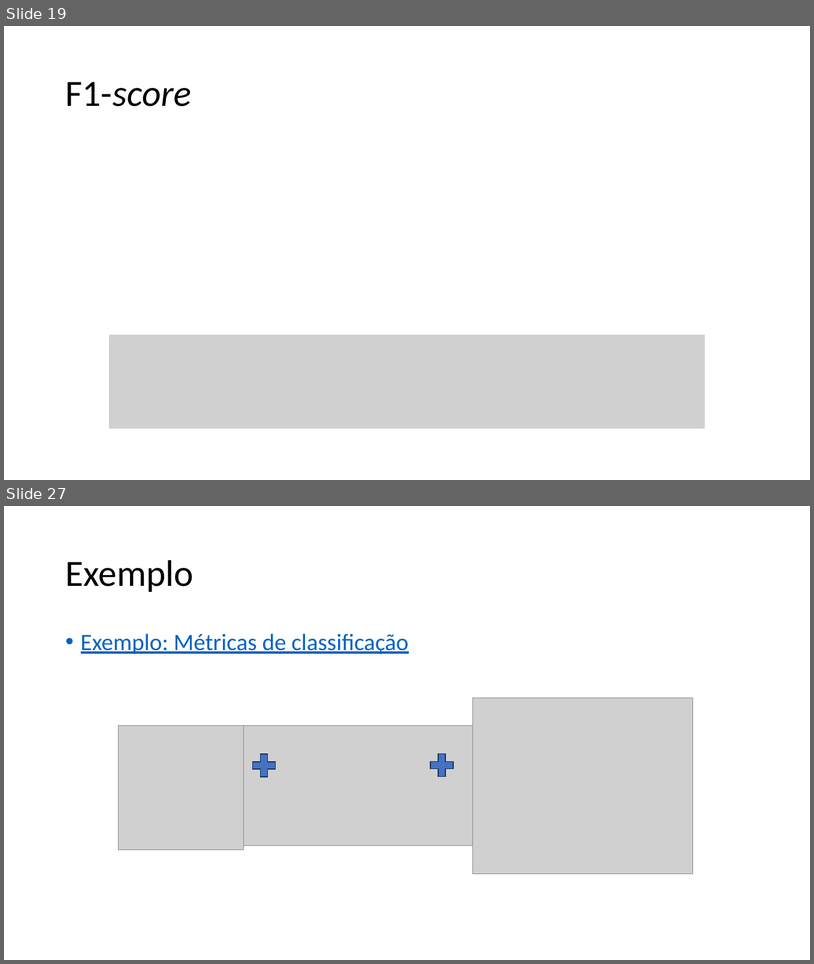
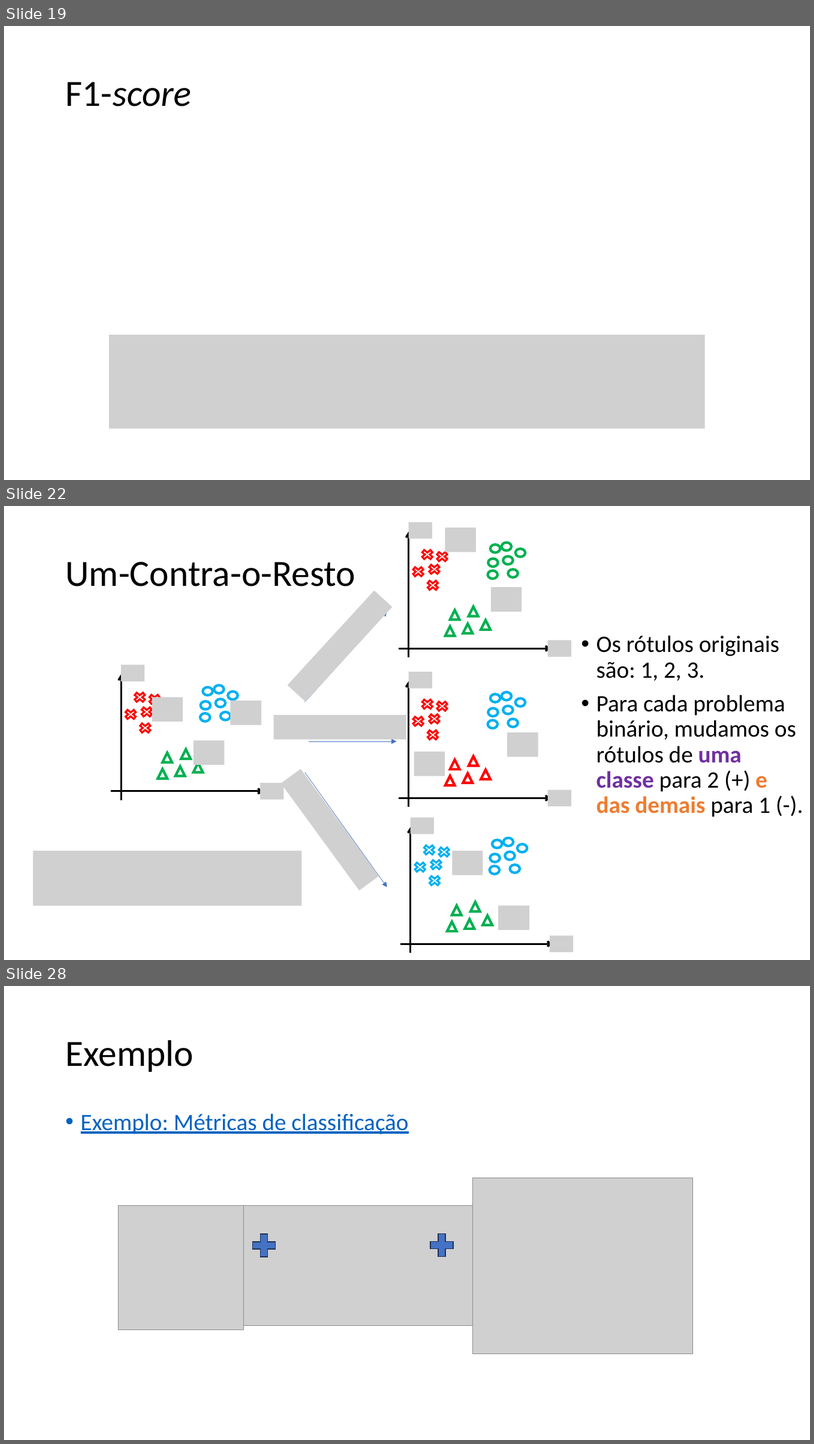
Before and after one commit to zz4fap/c24_inteligencia_artificial, a slide deck: slides/C24_Métricas_de_Classificação.pptx. Shown one above the other, each under a label of ours: slides 19 and 27 before the commit, slides 19, 22 and 28 after it; the slides between them are not shown. The pictures are 814x964 and 814x1444 pixels, drawn with LibreOffice and Linux fonts; fonts in the diff are those of the drawing; grey boxes stand for pictures. Boxes give left, top, right and bottom in pixels: in the first picture for what was removed or moved away, otherwise in the second. Text is boxed around its words. In the diff, an @@ line names an element or a change of style, - is before the commit and + after.

```diff
--- a/slides/C24_Métricas_de_Classificação.pptx
+++ b/slides/C24_Métricas_de_Classificação.pptx
@@ slide 22 added at (4,506,810,960), background #FFFFFF @@
@@ title added at (65,562,356,586), 44 pt, text #000000 @@
+Um-Contra-o-Resto
@@ text added at (597,635,797,817), 28 pt, text #000000 @@
+• Os rótulos originais são: 1, 2, 3.
+• Para cada problema binário, mudamos os rótulos de uma classe para 2 (+) e das demais para 1 (-).
@@ group added at (111,522,574,952): 28 ellipses, 20 pictures, 20 crosses, 20 triangles, 11 arrows @@
@@ picture added at (33,851,302,906) @@
@@ what was slide 27 is now slide 28 @@
```
Also in this commit, not shown: 16 slides changed, 2 other files.
